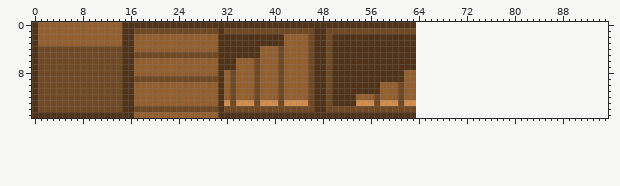
Sprite sheet: Assets/Sprites/Stairs.png. The first picture shows the starting point.
The file is 64x16 pixels. The old version is drawn lined up with the new one, on the new canvas.
After the commit:
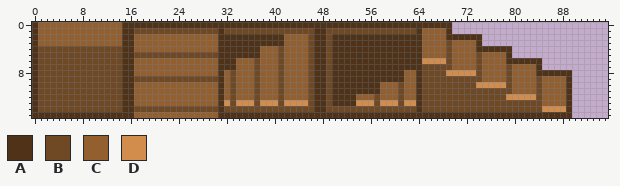
Palette (. is transparent): A #4f3218  B #6f4824  C #945f2e  D #d28d4d
The exact change:
canvas 64x16 -> 96x16
@@ x 62..91 @@
- 0 AA............................
- 1 BB............................
- 2 AA............................
- 3 AA............................
- 4 AA............................
- 5 AA............................
- 6 AA............................
- 7 AA............................
- 8 CC............................
- 9 CC............................
-10 CC............................
-11 CC............................
-12 CC............................
-13 DD............................
-14 BB............................
-15 AA............................
+ 0 AAAAAAAA......................
+ 1 BBACCCCA......................
+ 2 AAACCCCAAAAAA.................
+ 3 AAACCCCBCCCCA.................
+ 4 AAACCCCBCCCCAAAAAA............
+ 5 AAACCCCBCCCCBCCCCA............
+ 6 AAADDDDBCCCCBCCCCAAAAAA.......
+ 7 AAABBBBBCCCCBCCCCBCCCCA.......
+ 8 CCABBBBDDDDDBCCCCBCCCCAAAAAA..
+ 9 CCABBBBBBBBBBCCCCBCCCCBCCCCA..
+10 CCABBBBBBBBBDDDDDBCCCCBCCCCA..
+11 CCABBBBBBBBBBBBBBBCCCCBCCCCA..
+12 CCABBBBBBBBBBBBBBDDDDDBCCCCA..
+13 DDABBBBBBBBBBBBBBBBBBBBCCCCA..
+14 BBABBBBBBBBBBBBBBBBBBBBDDDDA..
+15 AAAAAAAAAAAAAAAAAAAAAAAAAAAA..
